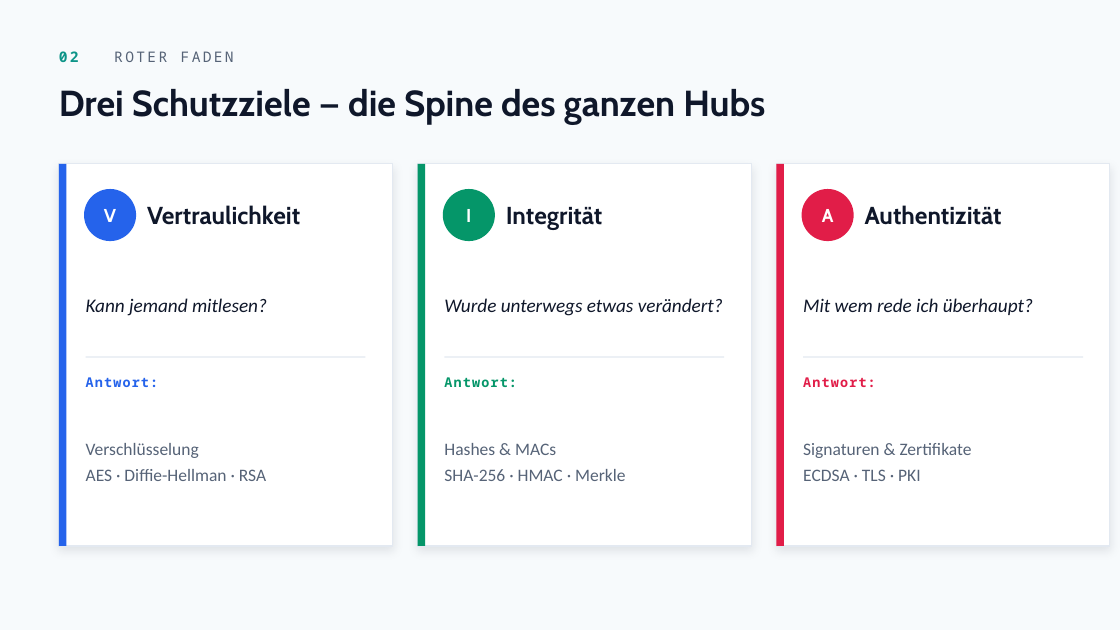
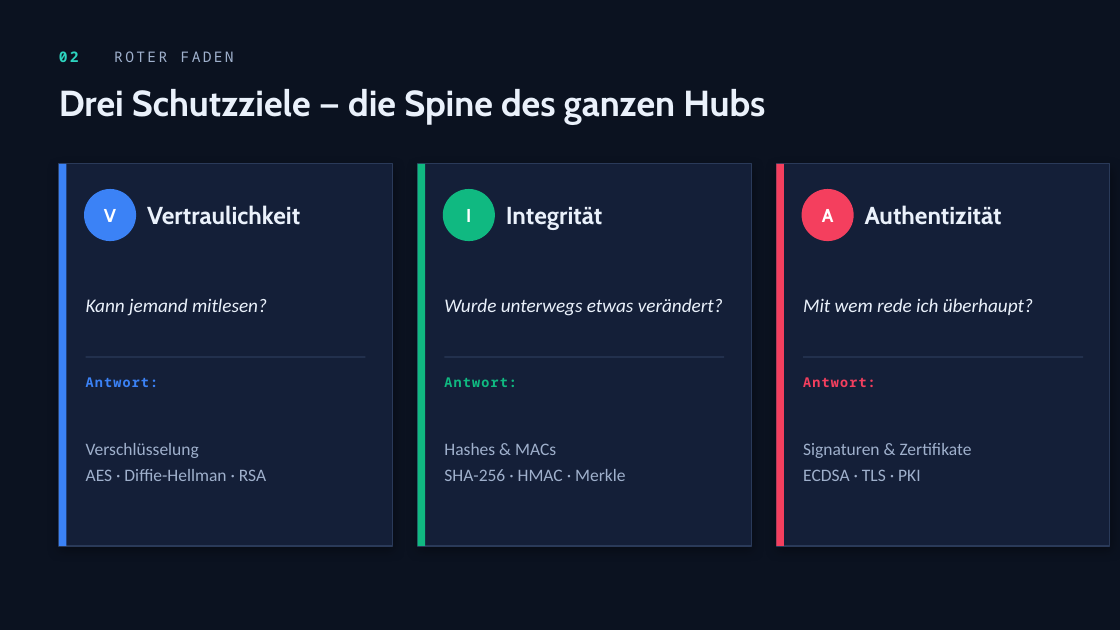
Before and after one commit to JereIsThere/auge, a slide deck: slide 3 of _present/Krypto-Learning-Hub.pptx. Drawn at 1120x630 pixels with LibreOffice and Linux fonts; fonts in the diff are those of the drawing. Boxes give left, top, right and bottom in pixels: in the first picture for what was removed or moved away, otherwise in the second. Text is boxed around its words. In the diff, an @@ line names an element or a change of style, - is before the commit and + after.

```diff
--- a/_present/Krypto-Learning-Hub.pptx
+++ b/_present/Krypto-Learning-Hub.pptx
@@ background #F7FAFC to #0B1220 @@
@@ text "02 ROTER FADEN" at box(59, 51, 234, 62): text colour #0D9488 to #2DD4BF in "02"; text colour #566377 to #9FB0CC in "ROTER FADEN" @@
@@ rectangle at box(59, 164, 66, 546): fill #2563EB to #3B82F6 @@
@@ rectangle at box(418, 164, 425, 546): fill #059669 to #10B981 @@
@@ fill #FFFFFF to #141F38; outline #E3E9F1 1 pt to #2A3A59 1 pt; shadow changed in 3 elements at box(59, 164, 392, 546), box(418, 164, 751, 546), box(776, 164, 1110, 546) @@
@@ rectangle at box(776, 164, 784, 546): fill #E11D48 to #F43F5E @@
@@ ellipse at box(84, 189, 136, 241): fill #2563EB to #3B82F6 @@
@@ ellipse at box(443, 189, 495, 241): fill #059669 to #10B981 @@
@@ ellipse at box(802, 189, 854, 241): fill #E11D48 to #F43F5E @@
@@ text colour #0F172A to #EAF1FB in 7 elements at box(59, 89, 765, 125), box(147, 205, 300, 225), box(86, 298, 267, 315), box(506, 207, 603, 230), box(444, 298, 723, 316), box(865, 205, 1002, 225), box(803, 298, 1033, 315) @@
@@ line (86, 357) - (365, 357): stroke #E3E9F1 1 pt to #2A3A59 1 pt @@
@@ line (444, 357) - (724, 357): stroke #E3E9F1 1 pt to #2A3A59 1 pt @@
@@ line (803, 357) - (1083, 357): stroke #E3E9F1 1 pt to #2A3A59 1 pt @@
@@ text "Antwort:" at box(86, 377, 159, 387): text colour #2563EB to #3B82F6 @@
@@ text "Antwort:" at box(444, 377, 517, 387): text colour #059669 to #10B981 @@
@@ text "Antwort:" at box(803, 377, 876, 387): text colour #E11D48 to #F43F5E @@
@@ text colour #566377 to #9FB0CC in 3 elements at box(86, 443, 266, 481), box(444, 443, 625, 481), box(803, 443, 972, 481) @@
```
Also in this commit, not shown: 10 other slides changed.
